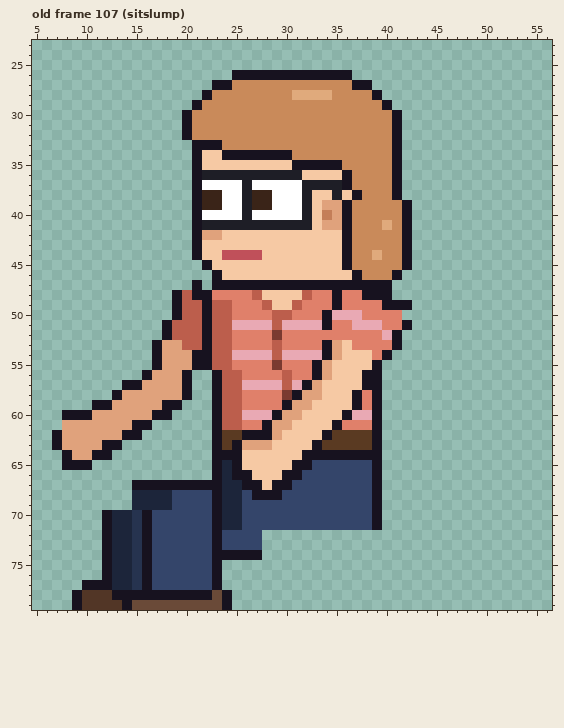
One commit to this pixel-art file: sprites/staff/office_jen_left_anim.aseprite. The first picture shows the starting point.
64x80 pixels, 129 frames. Colours within 5 levels of each other are drawn and written as one. Shown: old frame 107 (sitslump): x 5..56, y 23..79. The commit also changed other frames, which this record leaves out.
New version:
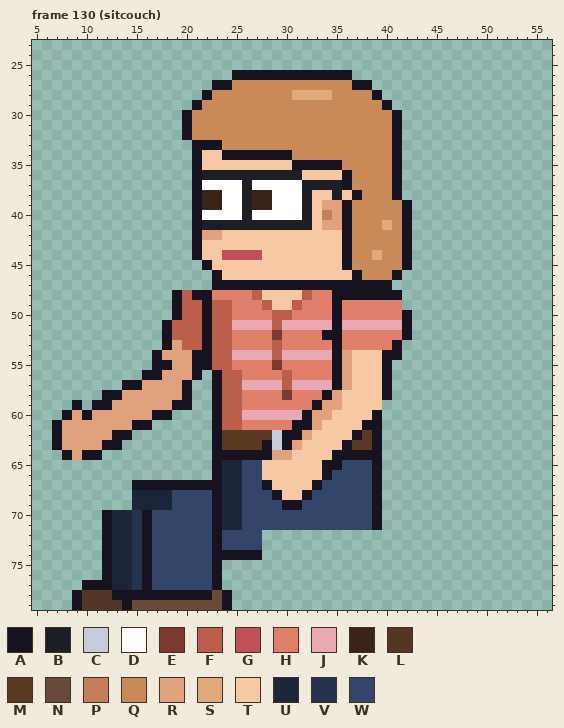
Palette (. is transparent): A #17121f  B #1e1e26  C #c8ccd8  D #ffffff  E #7a3a30  F #bc5e4c  G #c0505a  H #e0806a  J #e9a9b4  K #3a2418  L #523626  M #5a3a22  N #6a4a38  P #c47e58  Q #c98a5a  R #e0a27c  S #e0aa7c  T #f6c9a4  U #1c253a  V #26334f  W #34456a
A new or re-ordered frame is compared with the old frame closest to it.
The exact change:
frames 129 -> 135
Changed rows in their new state; - is an unchanged pixel.
Frame 130 (sitcouch) is new; against old frame 107 (sitslump), layers "Near Arm", "Back Arm":
first column x 7:
47 --------------.---------------------
48 -----------------------------AA---A-
49 ---------------------------------HH.
50 ---------------------------HAHH----A
51 ---------------------------JAJ---JJ-
52 ---------------------------AA----HHA
53 ----------.A---------------HAH------
54 ---------------------------JAR--T-A-
55 -----------A--------------HHAR--TA--
56 ----------A--RA-----------HHAR-TTA--
57 -------------------------JJJAR-TTA--
58 -----A------------------HHHAR-TTTA--
59 --A--------R-A---------HHHARR-TTT---
60 --R-------------------JJJARR-TTT----
61 A--------------------HHHAAR-TTTA----
62 ------A-.----------MMMCAAR-TTTA-----
63 ------------------MMMACAR-TTTA------
64 ---A-.-------------AAARR-TTT--------
65 -...--------------UWW---TTTAA-------
66 ------------------UWW--TTTTA--------
67 -------------------WWATTTTA---------
68 --------------------WW-TTA----------
69 -----------------------AA-----------
Changed places in both pictures, as pixel boxes (x1, y1, x2, y2):
erased: (192, 280, 202, 290)
changed: (52, 290, 412, 510)
